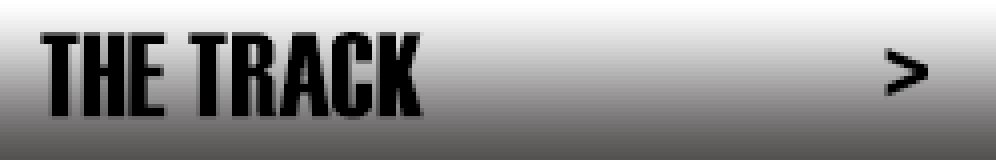
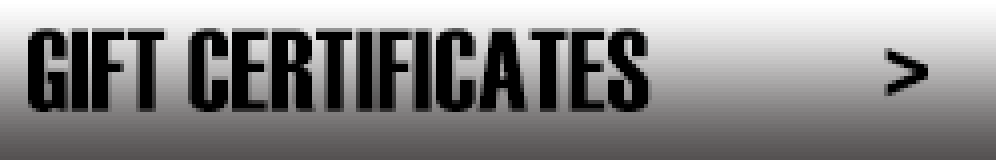
Two versions of the same layered image (w=996, h=160). Layer-by-layer changes:
added layer "GIFT CERTIFICATES" above "BOOK NOW" over [28, 28, 652, 112]
hid "THE TRACK" over [40, 32, 424, 120]
